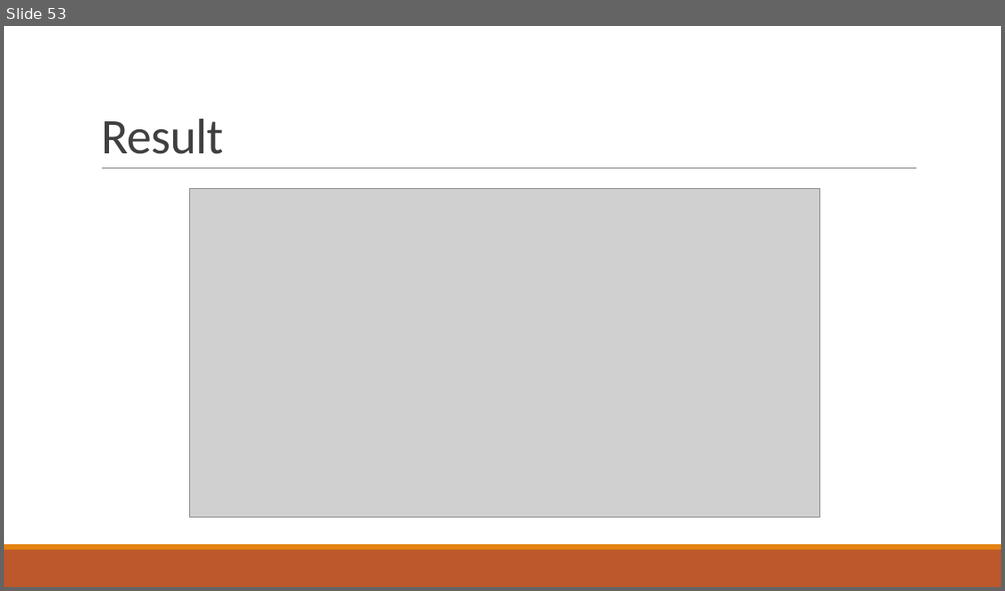
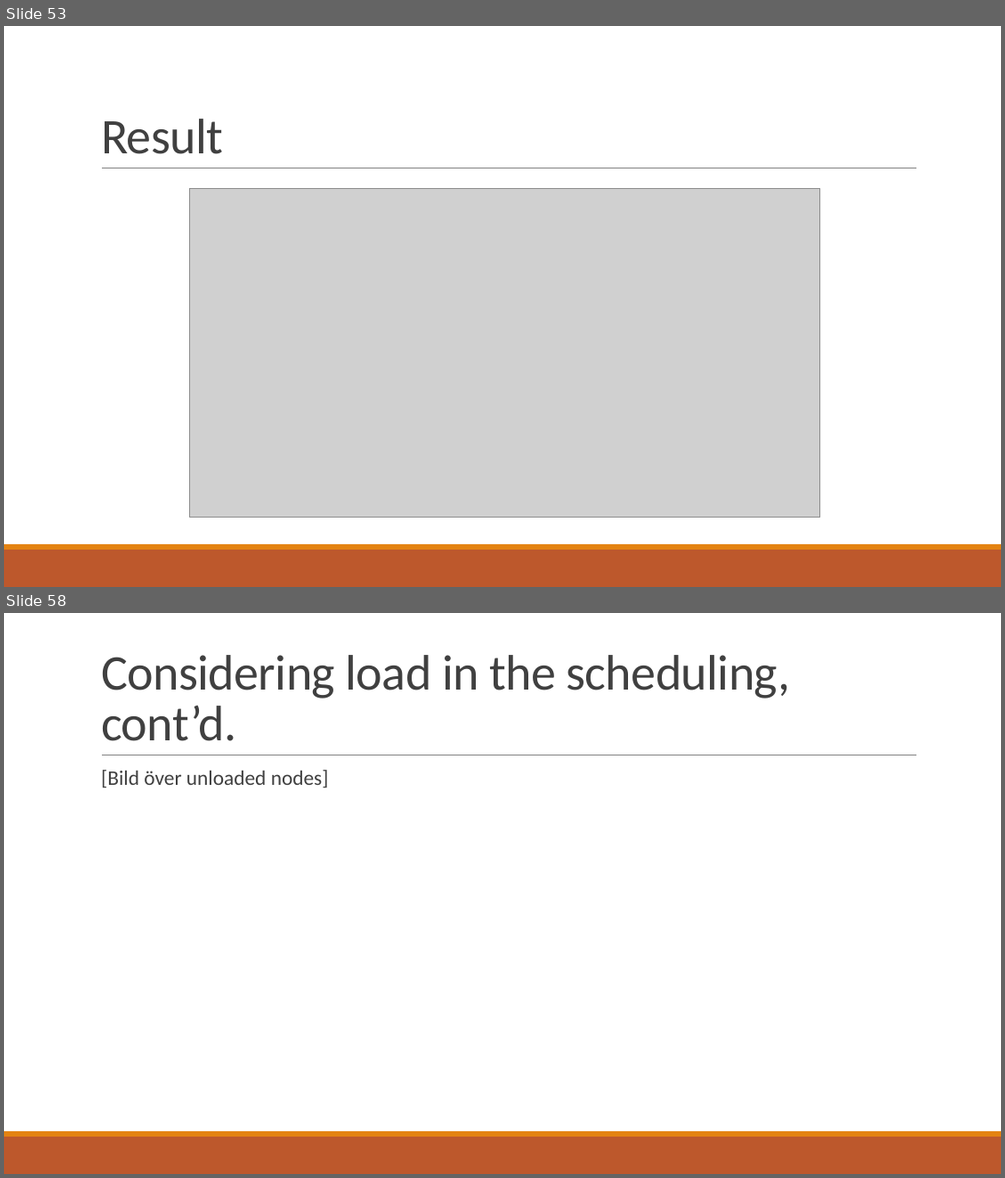
Before and after one commit to PStahl/master_thesis, a slide deck: presentation/presentation.pptx. Shown one above the other, each under a label of ours: slide 53 before the commit, slides 53 and 58 after it; the slides between them are not shown. The pictures are 1005x591 and 1005x1178 pixels, drawn with LibreOffice and Linux fonts; fonts in the diff are those of the drawing; grey boxes stand for pictures. Boxes give left, top, right and bottom in pixels: in the first picture for what was removed or moved away, otherwise in the second. Text is boxed around its words. In the diff, an @@ line names an element or a change of style, - is before the commit and + after.

```diff
--- a/presentation/presentation.pptx
+++ b/presentation/presentation.pptx
@@ slide 58 added at bbox=[4, 613, 1001, 1174], background #FFFFFF; not listed: 3 template elements that a slide beside it also shows @@
@@ title added at bbox=[101, 655, 791, 741], 48 pt, text #404040 @@
+Considering load in the scheduling, cont’d.
@@ text added at bbox=[101, 770, 329, 787], 20 pt, text #404040 @@
+  [Bild över unloaded nodes]
```
Also in this commit, not shown: 1 slide changed, 3 other slides added.
